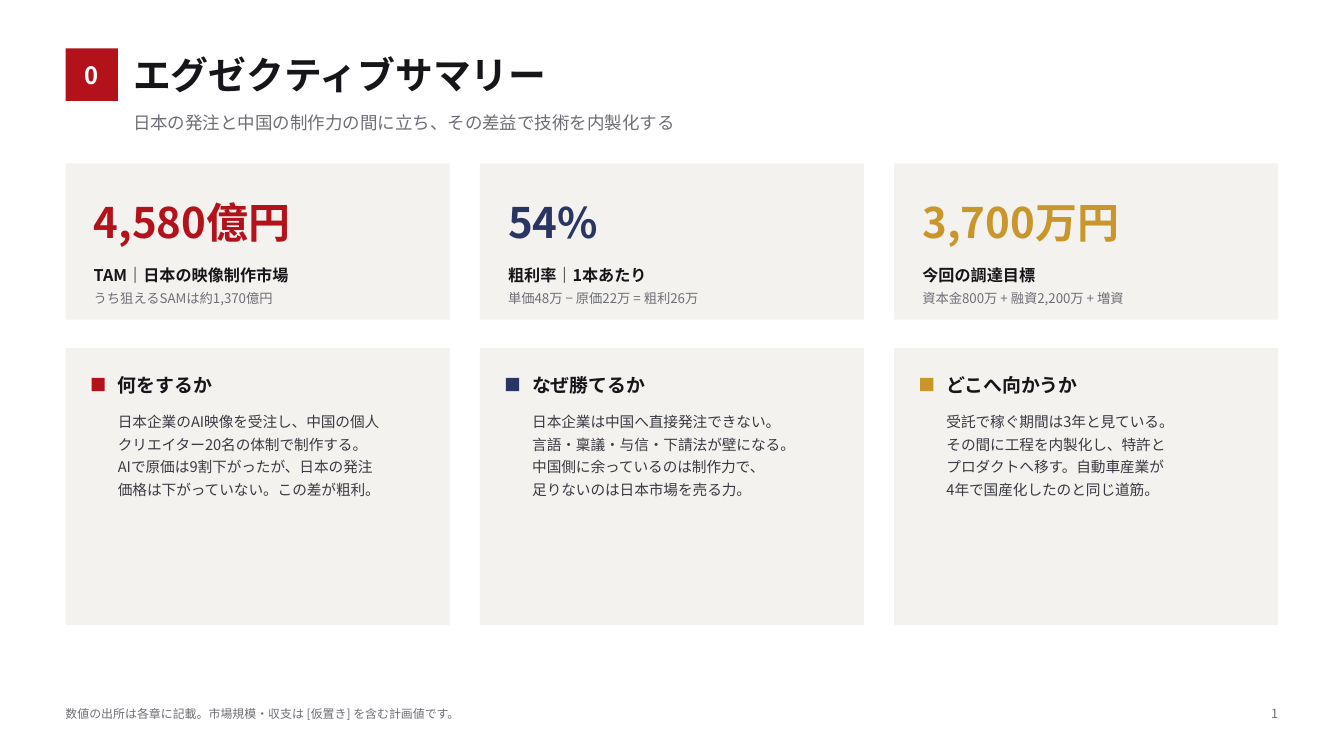
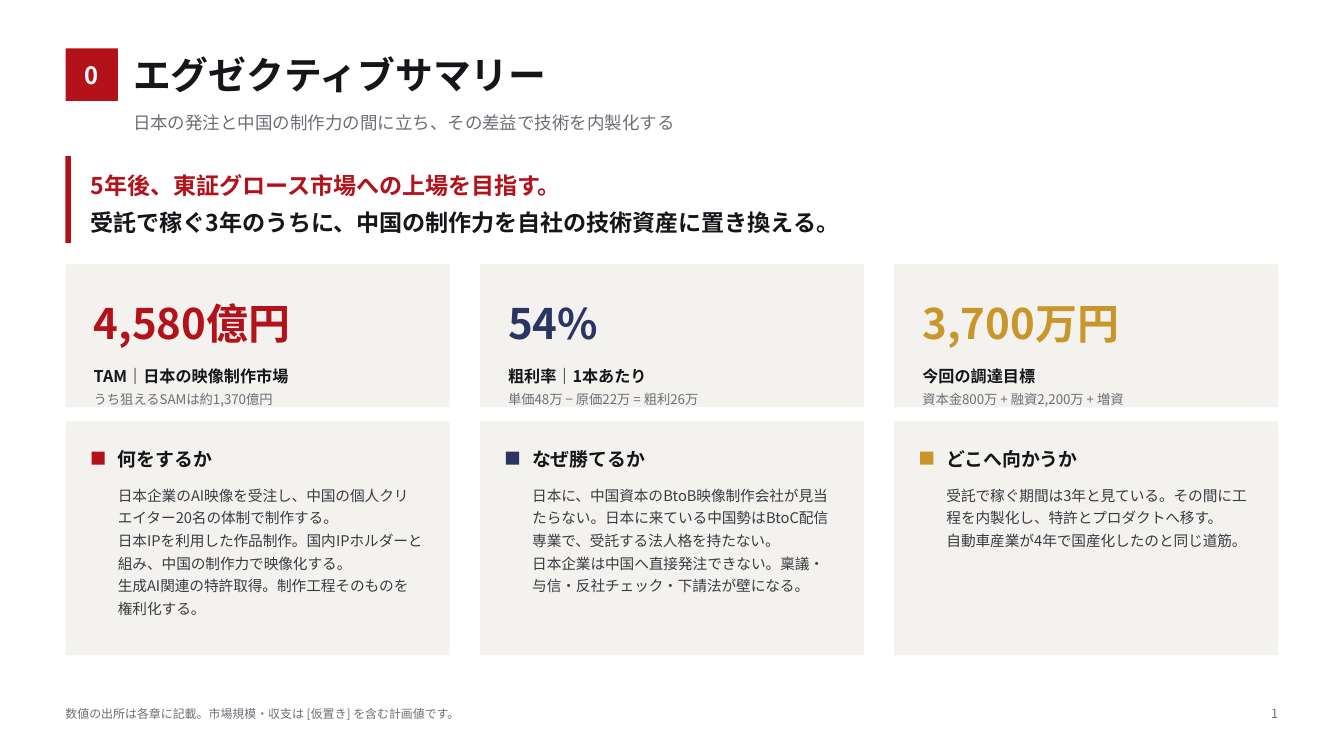
Before and after one commit to bpn333333/test, a slide deck: slide 2 of 投資家向け企画書.pptx. Drawn at 1344x756 pixels with LibreOffice and Linux fonts; fonts in the diff are those of the drawing. Boxes give left, top, right and bottom in pixels: in the first picture for what was removed or moved away, otherwise in the second. Text is boxed around its words. In the diff, an @@ line names an element or a change of style, - is before the commit and + after.

```diff
--- a/投資家向け企画書.pptx
+++ b/投資家向け企画書.pptx
@@ rectangle added at [66,156,72,243], fill #B3121B @@
@@ text added at [91,174,839,233], 16.5 pt, text #16161A, bold @@
+5年後、東証グロース市場への上場を目指す。
+受託で稼ぐ3年のうちに、中国の制作力を自社の技術資産に置き換える。
@@ rectangle: place and size @@
-rectangle at [66,163,450,320]
+rectangle at [66,264,450,407]
@@ rectangle: place and size @@
-rectangle at [480,163,864,320]
+rectangle at [480,264,864,407]
@@ rectangle: place and size @@
-rectangle at [894,163,1278,320]
+rectangle at [894,264,1278,407]
@@ 6 texts: place and size @@
-6 texts at [94,202,1119,283]
+6 texts at [94,303,1119,384]
@@ text "うち狙えるSAMは約1,370億円": place and size @@
-text "うち狙えるSAMは約1,370億円" at [94,292,273,305]
+text "うち狙えるSAMは約1,370億円" at [94,393,273,406]
@@ text "単価48万 − 原価22万 = 粗利26万": place and size @@
-text "単価48万 − 原価22万 = 粗利26万" at [508,292,699,304]
+text "単価48万 − 原価22万 = 粗利26万" at [508,393,699,405]
@@ text "資本金800万 + 融資2,200万 + 増資": place and size @@
-text "資本金800万 + 融資2,200万 + 増資" at [922,292,1124,305]
+text "資本金800万 + 融資2,200万 + 増資" at [922,393,1124,406]
@@ rectangle: place and size @@
-rectangle at [66,348,450,625]
+rectangle at [66,421,450,655]
@@ rectangle: place and size @@
-rectangle at [480,348,864,625]
+rectangle at [480,421,864,655]
@@ rectangle: place and size @@
-rectangle at [894,348,1278,625]
+rectangle at [894,421,1278,655]
@@ 3 texts, 3 rectangles: place and size @@
-3 texts, 3 rectangles at [92,376,1077,394]
+3 texts, 3 rectangles at [92,450,1077,468]
@@ text at [118,488,423,615]: text changed @@
-日本企業のAI映像を受注し、中国の個人
-クリエイター20名の体制で制作する。
-AIで原価は9割下がったが、日本の発注
-価格は下がっていない。この差が粗利。
+日本企業のAI映像を受注し、中国の個人クリエイター20名の体制で制作する。
+日本IPを利用した作品制作。国内IPホルダーと組み、中国の制作力で映像化する。
+生成AI関連の特許取得。制作工程そのものを権利化する。
@@ text at [532,488,828,592]: text changed @@
-日本企業は中国へ直接発注できない。
-言語・稟議・与信・下請法が壁になる。
-中国側に余っているのは制作力で、
-足りないのは日本市場を売る力。
+日本に、中国資本のBtoB映像制作会社が見当たらない。日本に来ている中国勢はBtoC配信専業で、受託する法人格を持たない。
+日本企業は中国へ直接発注できない。稟議・与信・反社チェック・下請法が壁になる。
@@ text at [946,488,1246,547]: text changed @@
-受託で稼ぐ期間は3年と見ている。
-その間に工程を内製化し、特許と
-プロダクトへ移す。自動車産業が
-4年で国産化したのと同じ道筋。
+受託で稼ぐ期間は3年と見ている。その間に工程を内製化し、特許とプロダクトへ移す。
+自動車産業が4年で国産化したのと同じ道筋。
```
Also in this commit, not shown: 6 other slides changed.
